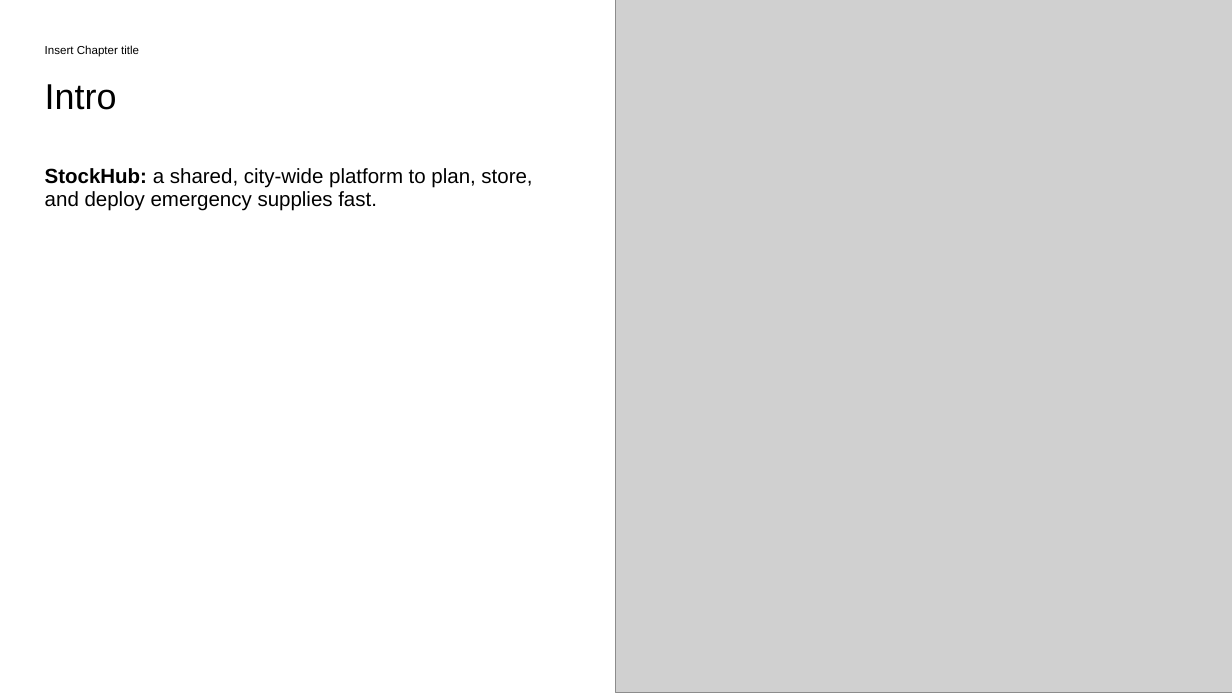
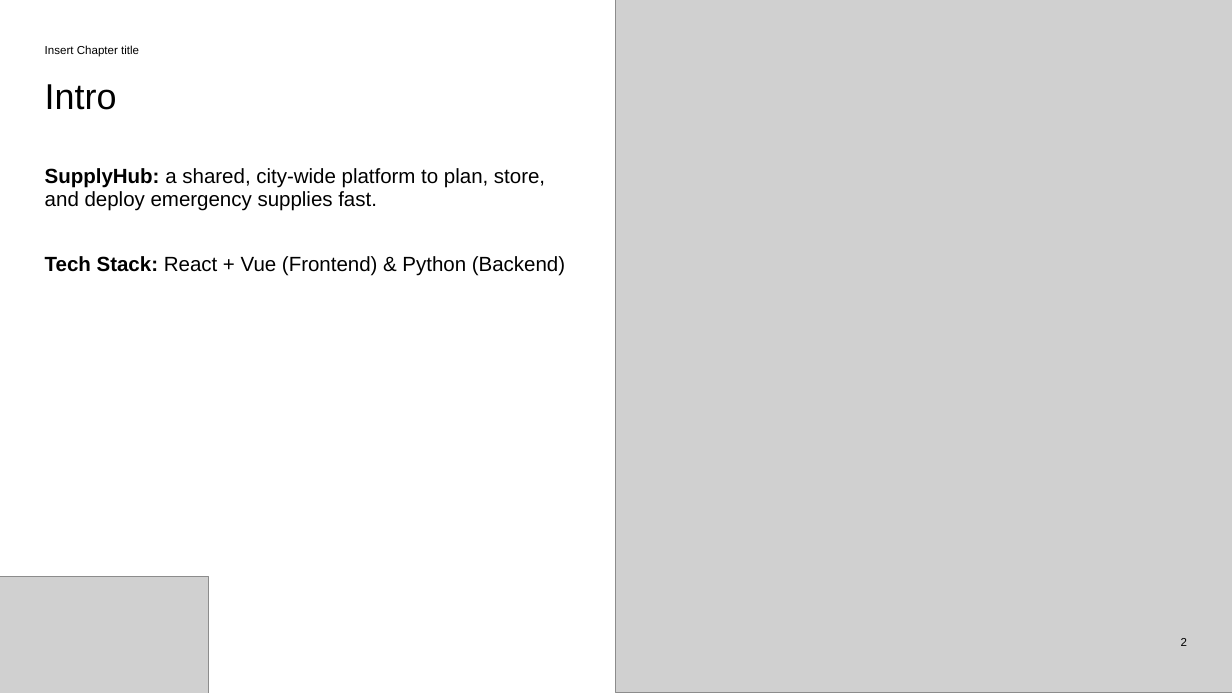
Before and after one commit to homo-iocus/hackathon-for-crisis-app-for-gaap-aoz-challenge, a slide deck: slide 2 of prototype/Seminar Final Presentation.pptx. Drawn at 1232x693 pixels with LibreOffice and Linux fonts; fonts in the diff are those of the drawing; grey boxes stand for pictures; background and template pictures are left out. Boxes give left, top, right and bottom in pixels: in the first picture for what was removed or moved away, otherwise in the second. Text is boxed around its words. In the diff, an @@ line names an element or a change of style, - is before the commit and + after.

```diff
--- a/prototype/Seminar Final Presentation.pptx
+++ b/prototype/Seminar Final Presentation.pptx
@@ text at [45,168,565,276]: text changed @@
-StockHub: a shared, city-wide platform to plan, store, and deploy emergency supplies fast.
+SupplyHub: a shared, city-wide platform to plan, store, and deploy emergency supplies fast.
+Tech Stack: React + Vue (Frontend) & Python (Backend)
@@ picture added at [0,577,209,693] @@
@@ page number added at [1181,638,1187,646], 9 pt, text #000000 @@
+2
```
Also in this commit, not shown: 5 other slides changed, 1 slide added, 1 slide removed.
